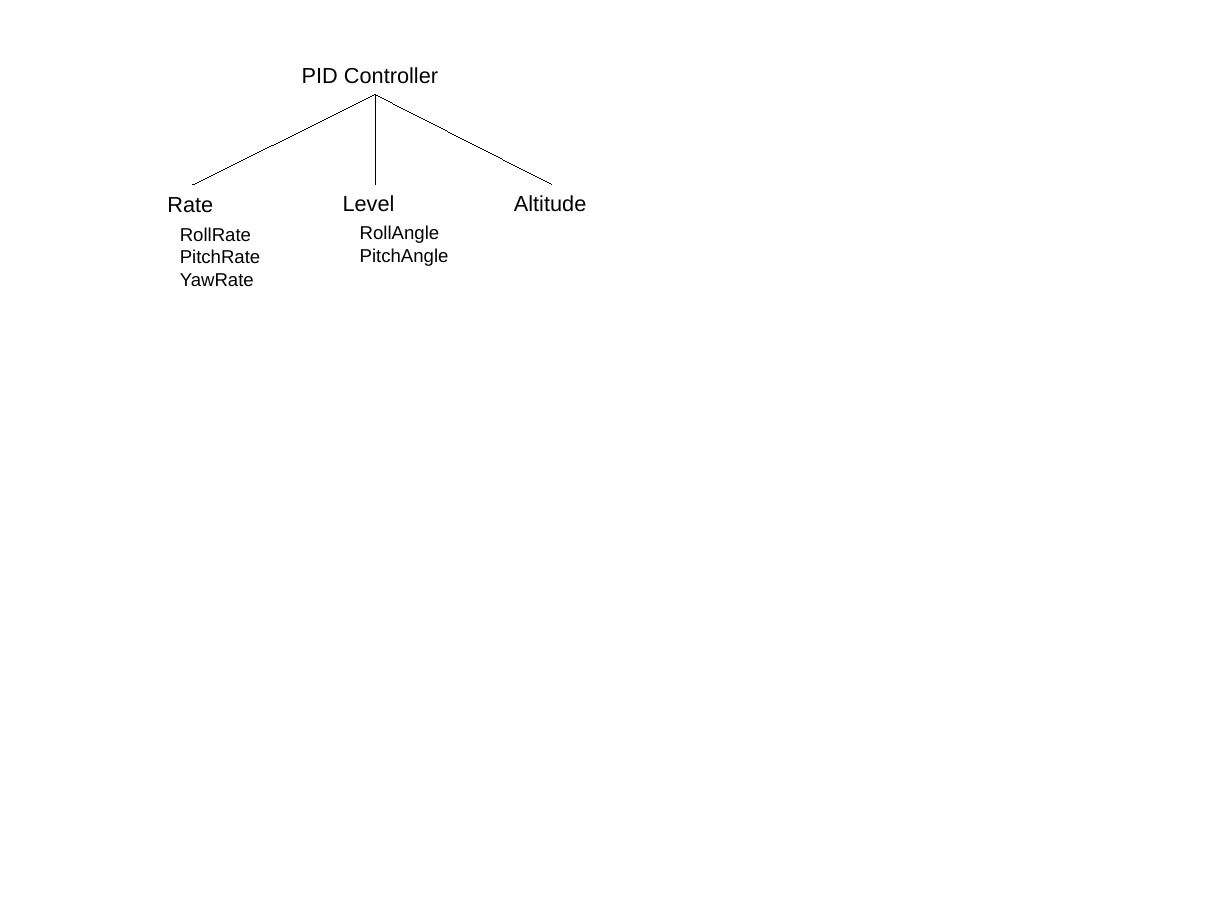
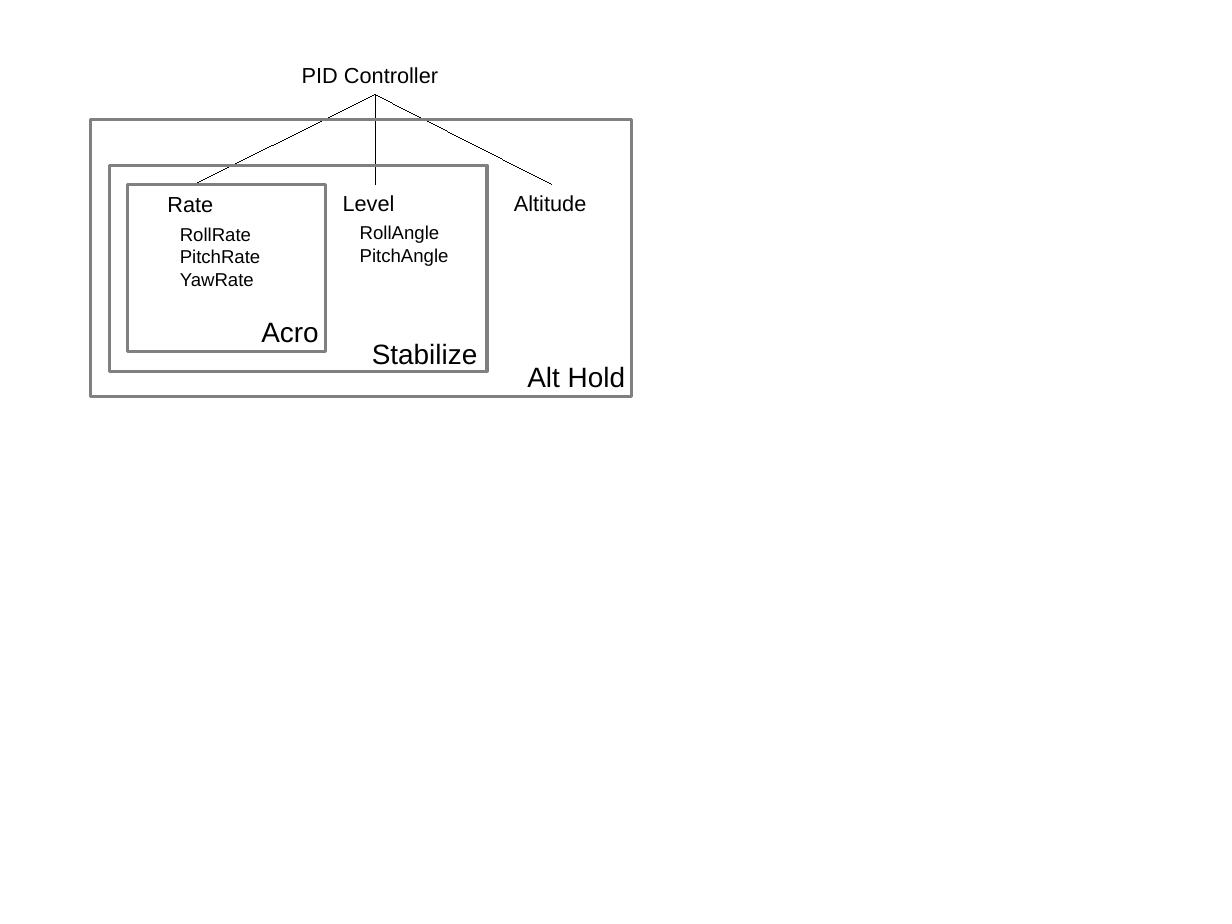
Before and after one commit to simondlevy/Hackflight, a slide deck: slide 1 of extras/media/pidcontrollers.pptx. Drawn at 1232x924 pixels with LibreOffice and Linux fonts; fonts in the diff are those of the drawing. Boxes give left, top, right and bottom in pixels: in the first picture for what was removed or moved away, otherwise in the second. Text is boxed around its words. In the diff, an @@ line names an element or a change of style, - is before the commit and + after.

```diff
--- a/extras/media/pidcontrollers.pptx
+++ b/extras/media/pidcontrollers.pptx
@@ rectangle added at (x1=91, y1=120, x2=632, y2=397), outline #808080 2 pt @@
@@ rectangle added at (x1=110, y1=165, x2=487, y2=371), outline #808080 2 pt @@
@@ rectangle added at (x1=127, y1=184, x2=325, y2=352), outline #808080 2 pt @@
@@ text added at (x1=261, y1=322, x2=318, y2=343), 18 pt, text #000000 @@
+Acro
@@ text added at (x1=372, y1=343, x2=478, y2=365), 18 pt, text #000000 @@
+Stabilize
@@ text added at (x1=527, y1=366, x2=625, y2=388), 18 pt, text #000000 @@
+Alt Hold
```
Also in this commit, not shown: 2 other files.
